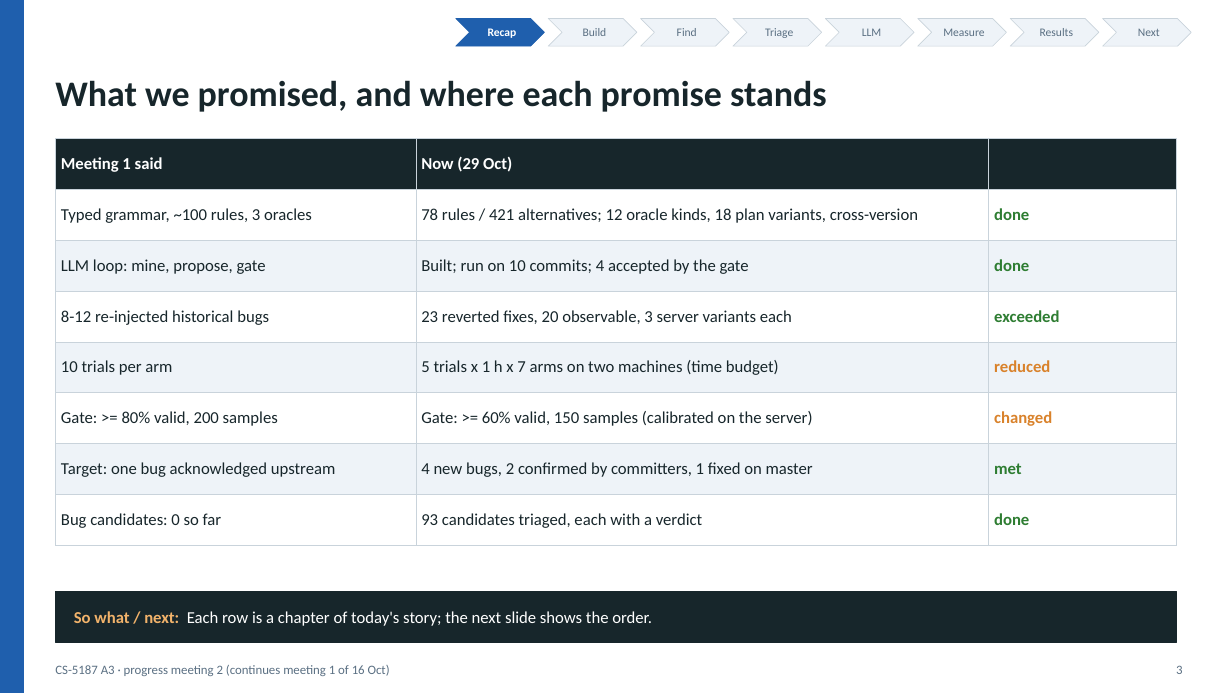
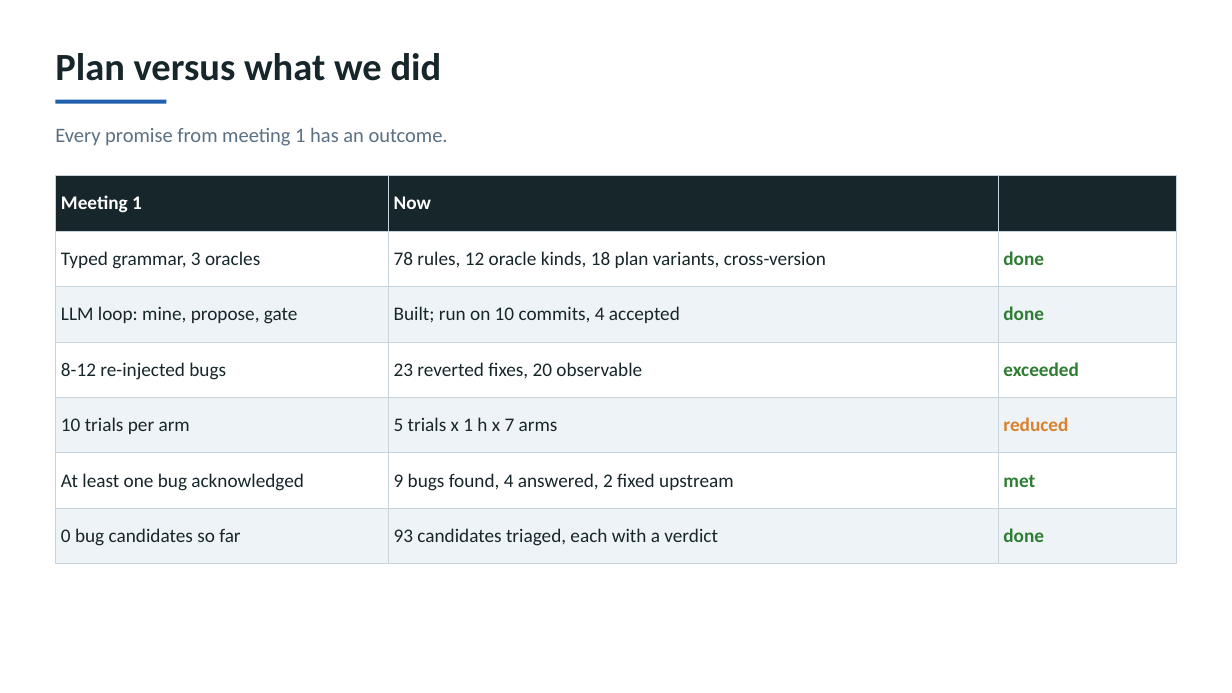
Before and after one commit to v28k/cs5187-term-project, a slide deck: slide 3 of docs/meeting2/deck/progress_meeting2.pptx. Drawn at 1232x693 pixels with LibreOffice and Linux fonts; fonts in the diff are those of the drawing. Boxes give left, top, right and bottom in pixels: in the first picture for what was removed or moved away, otherwise in the second. Text is boxed around its words. In the diff, an @@ line names an element or a change of style, - is before the commit and + after.

```diff
--- a/docs/meeting2/deck/progress_meeting2.pptx
+++ b/docs/meeting2/deck/progress_meeting2.pptx
@@ rectangle removed at (x1=0, y1=0, x2=23, y2=693) @@
@@ chevron removed at (x1=456, y1=18, x2=544, y2=46) @@
@@ text removed at (x1=488, y1=28, x2=517, y2=38) @@
-Recap
@@ chevron removed at (x1=548, y1=18, x2=637, y2=46) @@
@@ text removed at (x1=583, y1=28, x2=607, y2=36) @@
-Build
@@ chevron removed at (x1=640, y1=18, x2=729, y2=46) @@
@@ text removed at (x1=677, y1=28, x2=697, y2=36) @@
-Find
@@ chevron removed at (x1=733, y1=18, x2=822, y2=46) @@
@@ text removed at (x1=765, y1=28, x2=793, y2=38) @@
-Triage
@@ chevron removed at (x1=825, y1=18, x2=914, y2=46) @@
@@ text removed at (x1=862, y1=28, x2=882, y2=36) @@
-LLM
@@ chevron removed at (x1=918, y1=18, x2=1006, y2=46) @@
@@ text removed at (x1=943, y1=28, x2=984, y2=36) @@
-Measure
@@ chevron removed at (x1=1010, y1=18, x2=1099, y2=46) @@
@@ text removed at (x1=1040, y1=28, x2=1073, y2=36) @@
-Results
@@ chevron removed at (x1=1103, y1=18, x2=1191, y2=46) @@
@@ text removed at (x1=1138, y1=29, x2=1160, y2=36) @@
-Next
@@ text at (x1=55, y1=53, x2=442, y2=81): text changed; size 28 to 30 pt @@
-What we promised, and where each promise stands
+Plan versus what we did
@@ line added from (55, 102) to (166, 102), #1F5FAD 3 pt @@
@@ text added at (x1=55, y1=127, x2=448, y2=146), 16 pt, text #5B7083 @@
+Every promise from meeting 1 has an outcome.
@@ table at (x1=55, y1=176, x2=1177, y2=550) @@
-row 1: Meeting 1 said | Now (29 Oct) | 
-row 2: Typed grammar, ~100 rules, 3 oracles | 78 rules / 421 alternatives; 12 oracle kinds, 18 plan variants, cross-version | done
-row 3: LLM loop: mine, propose, gate | Built; run on 10 commits; 4 accepted by the gate | done
-row 4: 8-12 re-injected historical bugs | 23 reverted fixes, 20 observable, 3 server variants each | exceeded
-row 5: 10 trials per arm | 5 trials x 1 h x 7 arms on two machines (time budget) | reduced
-row 6: Gate: >= 80% valid, 200 samples | Gate: >= 60% valid, 150 samples (calibrated on the server) | changed
-row 7: Target: one bug acknowledged upstream | 4 new bugs, 2 confirmed by committers, 1 fixed on master | met
-row 8: Bug candidates: 0 so far | 93 candidates triaged, each with a verdict | done
+row 1: Meeting 1 | Now | 
+row 2: Typed grammar, 3 oracles | 78 rules, 12 oracle kinds, 18 plan variants, cross-version | done
+row 3: LLM loop: mine, propose, gate | Built; run on 10 commits, 4 accepted | done
+row 4: 8-12 re-injected bugs | 23 reverted fixes, 20 observable | exceeded
+row 5: 10 trials per arm | 5 trials x 1 h x 7 arms | reduced
+row 6: At least one bug acknowledged | 9 bugs found, 4 answered, 2 fixed upstream | met
+row 7: 0 bug candidates so far | 93 candidates triaged, each with a verdict | done
@@ table resized from (x1=55, y1=139, x2=1177, y2=532) to (x1=55, y1=176, x2=1177, y2=550) @@
@@ rectangle removed at (x1=55, y1=592, x2=1177, y2=642) @@
@@ text removed at (x1=74, y1=611, x2=652, y2=626) @@
-So what / next: Each row is a chapter of today's story; the next slide shows the order.
@@ text removed at (x1=55, y1=665, x2=390, y2=676) @@
-CS-5187 A3 · progress meeting 2 (continues meeting 1 of 16 Oct)
@@ text removed at (x1=1176, y1=665, x2=1182, y2=674) @@
-3
```
Also in this commit, not shown: 8 other slides changed, 10 slides added, 14 slides removed, 6 other files.
